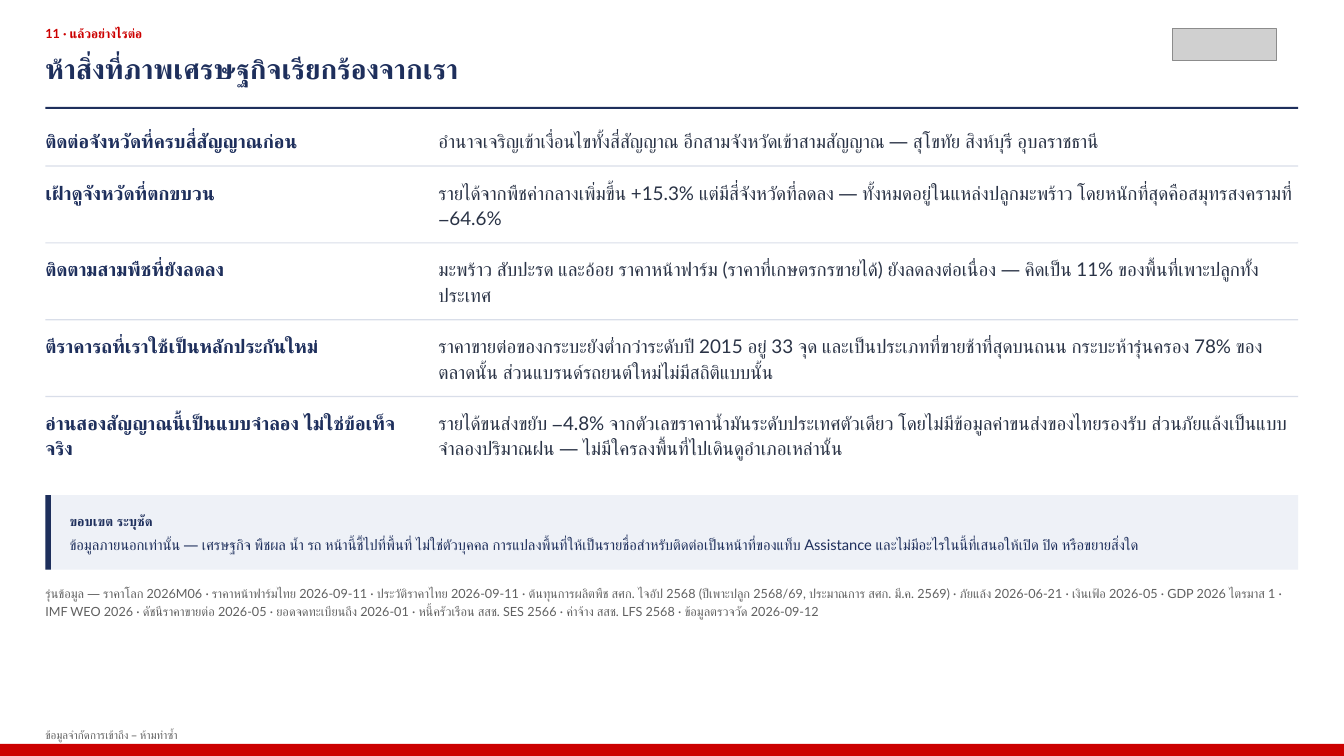
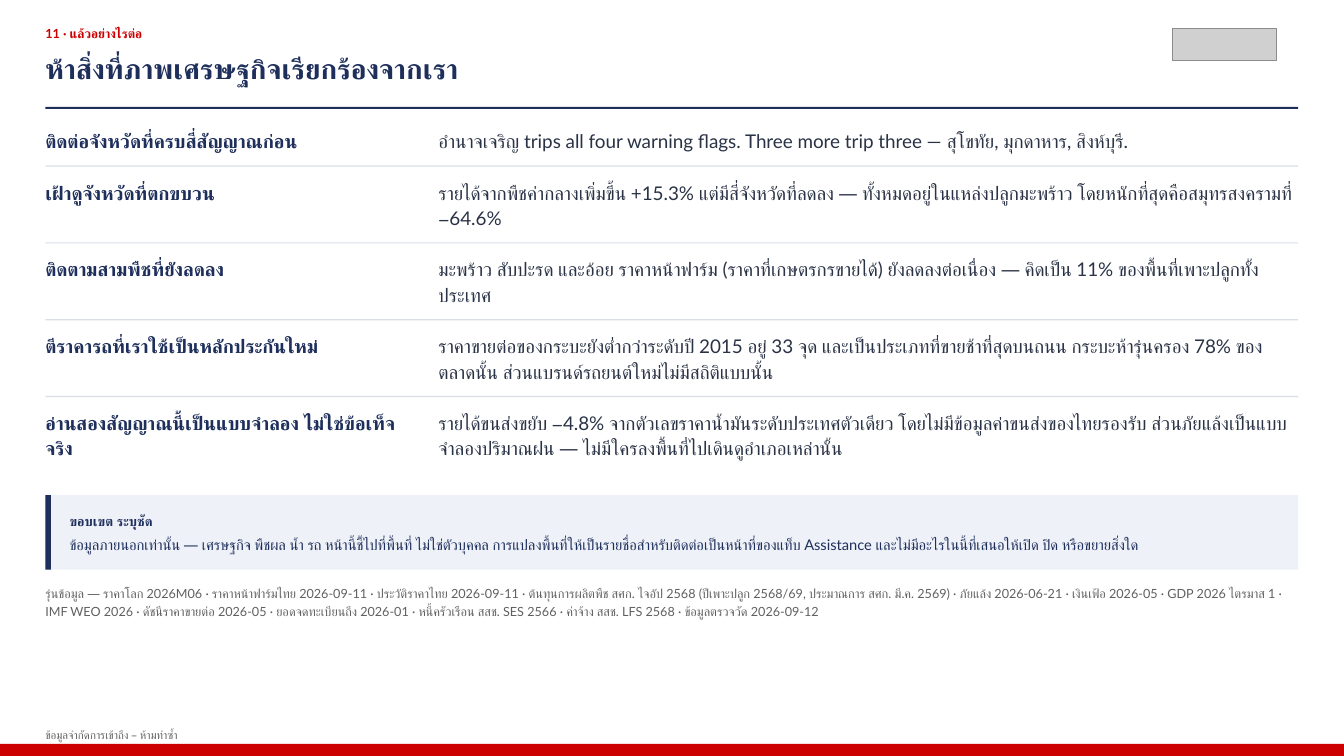
Before and after one commit to kaustavb2101/competitive-intel, a slide deck: slide 19 of docs/decks/mcom-2026-08-05-macro-TH.pptx. Drawn at 1344x756 pixels with LibreOffice and Linux fonts; fonts in the diff are those of the drawing; grey boxes stand for pictures. Boxes give left, top, right and bottom in pixels: in the first picture for what was removed or moved away, otherwise in the second. Text is boxed around its words. In the diff, an @@ line names an element or a change of style, - is before the commit and + after.

```diff
--- a/docs/decks/mcom-2026-08-05-macro-TH.pptx
+++ b/docs/decks/mcom-2026-08-05-macro-TH.pptx
@@ text at [438,133,1128,154]: text changed @@
-อำนาจเจริญเข้าเงื่อนไขทั้งสี่สัญญาณ อีกสามจังหวัดเข้าสามสัญญาณ — สุโขทัย สิงห์บุรี อุบลราชธานี
+อำนาจเจริญ trips all four warning flags. Three more trip three — สุโขทัย, มุกดาหาร, สิงห์บุรี.
```
Also in this commit, not shown: 3 other slides changed, 1 other file.
